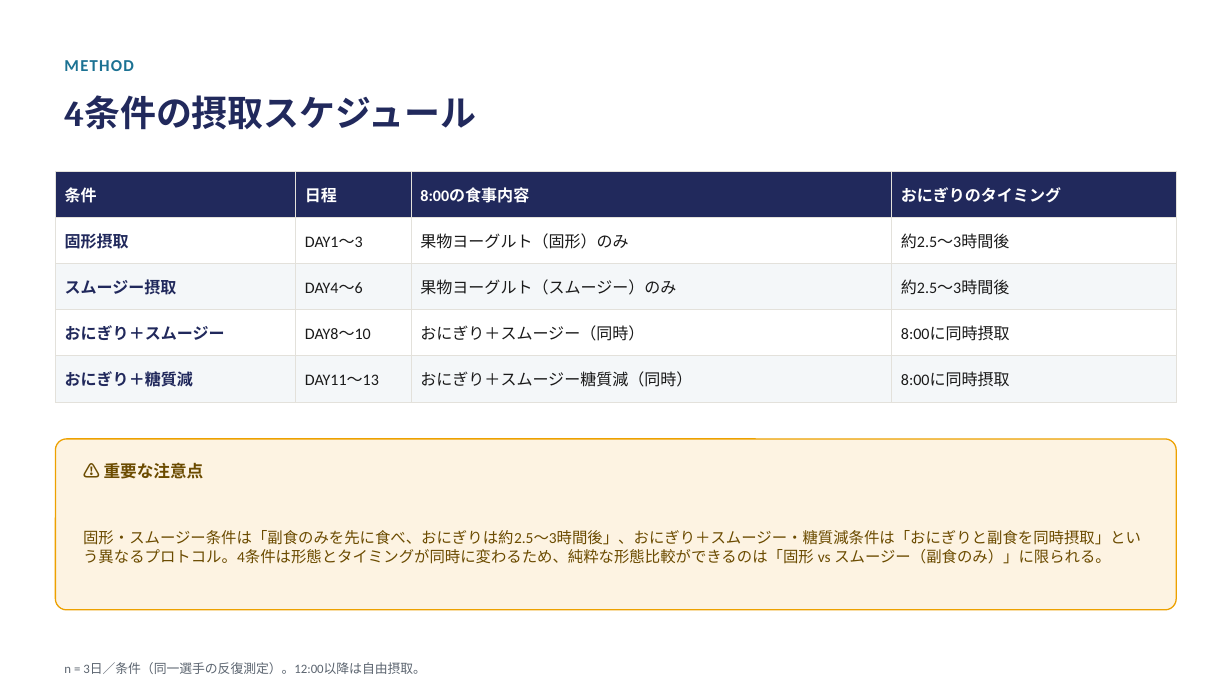
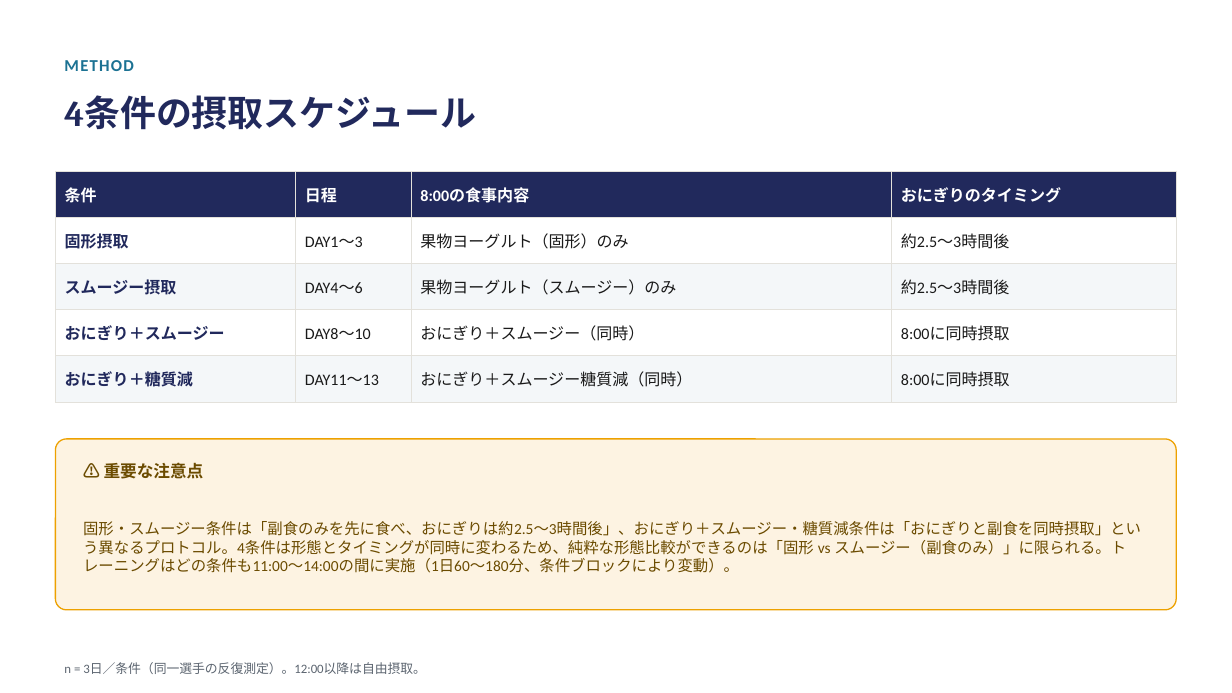
Before and after one commit to atsuh2022-ux/AK, a slide deck: slide 3 of analysis/slides/血糖値比較分析.pptx. Drawn at 1232x693 pixels with LibreOffice and Linux fonts; fonts in the diff are those of the drawing. Boxes give left, top, right and bottom in pixels: in the first picture for what was removed or moved away, otherwise in the second. Text is boxed around its words. In the diff, an @@ line names an element or a change of style, - is before the commit and + after.

```diff
--- a/analysis/slides/血糖値比較分析.pptx
+++ b/analysis/slides/血糖値比較分析.pptx
@@ text at (x1=83, y1=521, x2=1141, y2=573): text changed @@
-固形・スムージー条件は「副食のみを先に食べ、おにぎりは約2.5〜3時間後」、おにぎり＋スムージー・糖質減条件は「おにぎりと副食を同時摂取」という異なるプロトコル。4条件は形態とタイミングが同時に変わるため、純粋な形態比較ができるのは「固形 vs スムージー（副食のみ）」に限られる。
+固形・スムージー条件は「副食のみを先に食べ、おにぎりは約2.5〜3時間後」、おにぎり＋スムージー・糖質減条件は「おにぎりと副食を同時摂取」という異なるプロトコル。4条件は形態とタイミングが同時に変わるため、純粋な形態比較ができるのは「固形 vs スムージー（副食のみ）」に限られる。トレーニングはどの条件も11:00〜14:00の間に実施（1日60〜180分、条件ブロックにより変動）。
```
Also in this commit, not shown: 4 other slides changed, 3 slides added, 1 other file.
